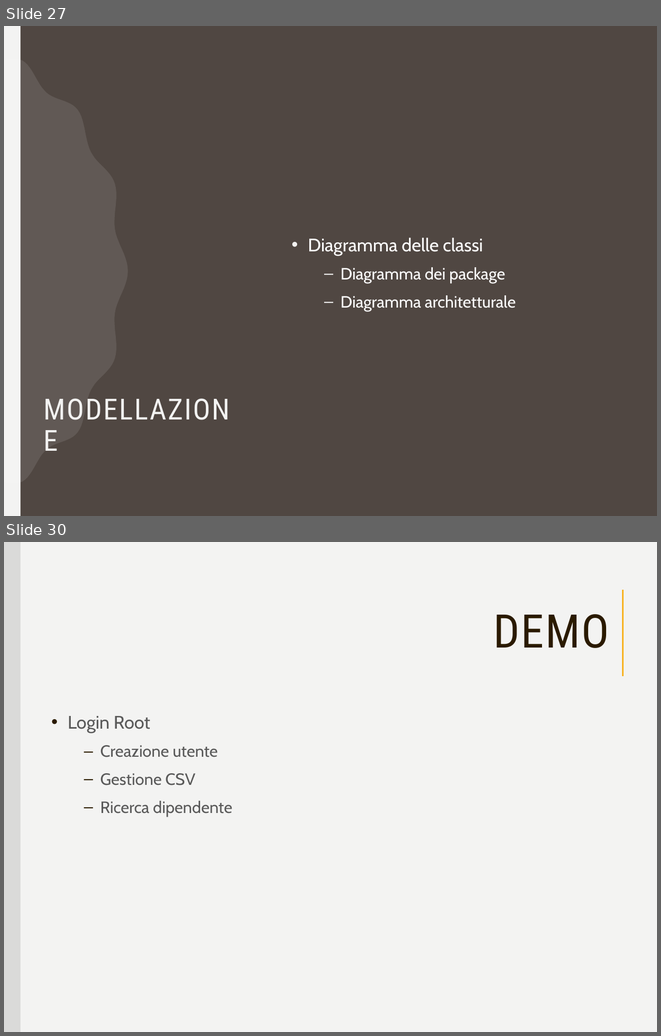
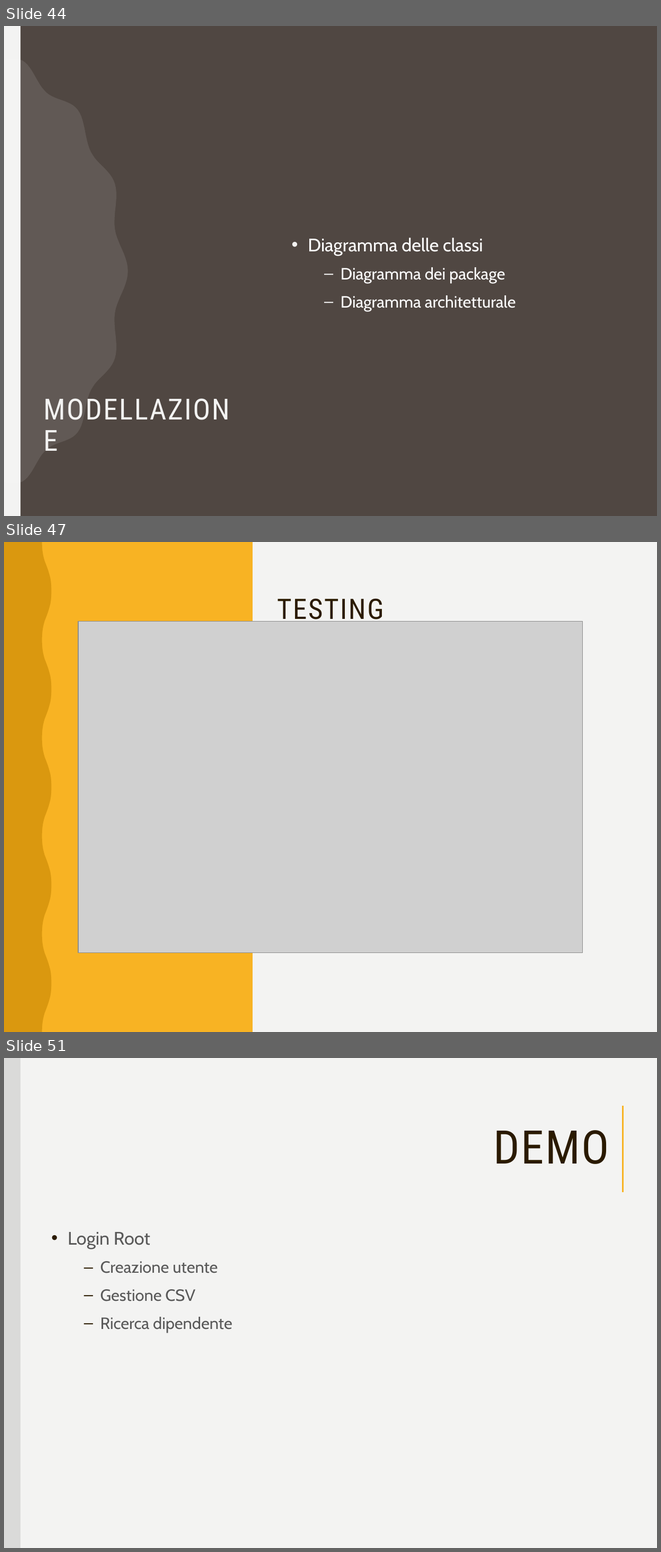
Before and after one commit to RiccardoSC2050/Progetto-ingegneria-del-software_1092954_1092457, a slide deck: presentazione/pw/Presentazione_Progetto_Ingegneria_Software(1).pptx. Shown one above the other, each under a label of ours: slides 27 and 30 before the commit, slides 44, 47 and 51 after it; the slides between them are not shown. The pictures are 661x1036 and 661x1552 pixels, drawn with LibreOffice and Linux fonts; fonts in the diff are those of the drawing; grey boxes stand for pictures. Boxes give left, top, right and bottom in pixels: in the first picture for what was removed or moved away, otherwise in the second. Text is boxed around its words. In the diff, an @@ line names an element or a change of style, - is before the commit and + after.

```diff
--- a/presentazione/pw/Presentazione_Progetto_Ingegneria_Software(1).pptx
+++ b/presentazione/pw/Presentazione_Progetto_Ingegneria_Software(1).pptx
@@ slide 47 added at (4,542,657,1032), background #F3F3F2; not listed: 2 template elements that a slide beside it also shows @@
@@ rectangle added at (4,542,657,1032), fill #F3F3F2 @@
@@ rectangle added at (4,542,253,1032), fill #F8B323 @@
@@ freeform shape added at (4,542,52,1032), fill #CE8D07 at 70% opacity @@
@@ text added at (277,598,384,622), 31 pt, text #2A1A00 @@
+TESTING
@@ picture added at (78,621,583,952) @@
@@ what was slide 27 is now slide 44 @@
@@ what was slide 30 is now slide 51 @@
```
Also in this commit, not shown: 4 slides changed, 22 other slides added, 2 slides removed, 5 other files.
